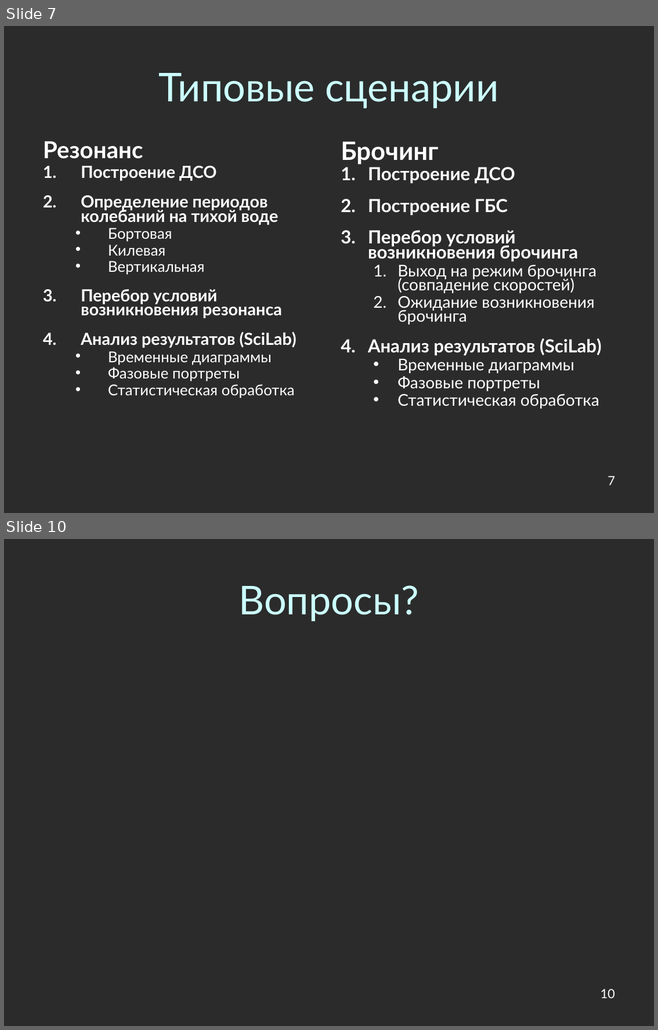
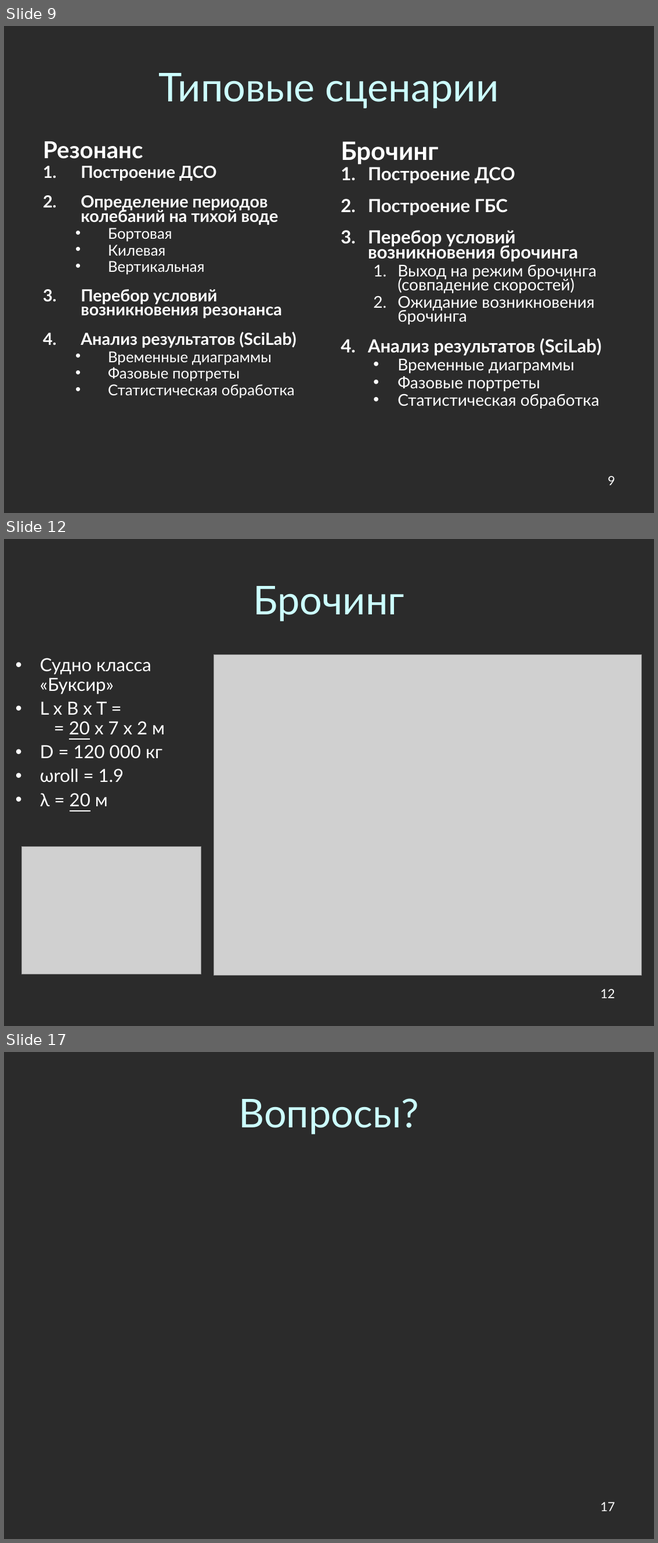
Before and after one commit to Jacobi20/nano-vis, a slide deck: docs/conf_2011_cyprus/conf_2011_cyprus.ppt. Shown one above the other, each under a label of ours: slides 7 and 10 before the commit, slides 9, 12 and 17 after it; the slides between them are not shown. The pictures are 658x1030 and 658x1543 pixels, drawn with LibreOffice and Linux fonts; fonts in the diff are those of the drawing; grey boxes stand for pictures; background and template pictures are left out; a plain dark background stands for a picture behind light text. Boxes give left, top, right and bottom in pixels: in the first picture for what was removed or moved away, otherwise in the second. Text is boxed around its words. In the diff, an @@ line names an element or a change of style, - is before the commit and + after.

```diff
--- a/docs/conf_2011_cyprus/conf_2011_cyprus.ppt
+++ b/docs/conf_2011_cyprus/conf_2011_cyprus.ppt
@@ slide 12 added at (4,539,654,1026), background picture (left out) @@
@@ title added at (253,586,404,621), 44 pt, text #CCFFFF @@
+Брочинг
@@ text added at (40,658,165,807), 20 pt, text #FFFFFF @@
+• Судно класса «Буксир»
+• L x B x T =
+  = 20 x 7 x 2 м
+• D = 120 000 кг
+• ωroll = 1.9
+• λ = 20 м
@@ picture added at (214,654,641,976) @@
@@ picture added at (21,846,201,974) @@
@@ page number added at (600,989,615,998), 14 pt, text #FFFFFF @@
+12
@@ what was slide 7 is now slide 9 @@
@@ page number at (607,476,615,485): text changed @@
-7
+9
@@ what was slide 10 is now slide 17 @@
@@ page number at (600,1502,615,1511): text changed @@
-10
+17
```
Also in this commit, not shown: 3 slides changed, 6 other slides added, 11 other files.
